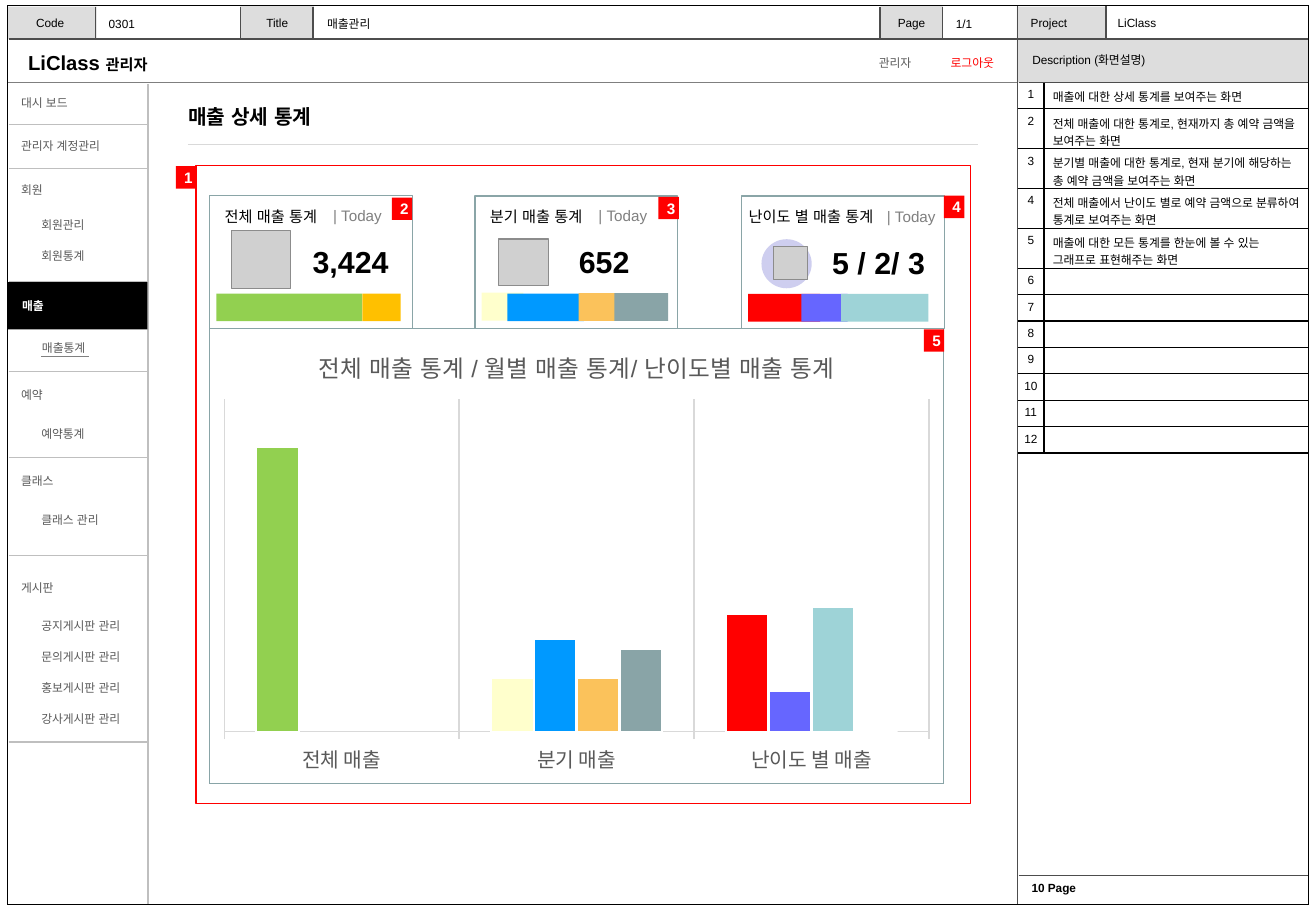
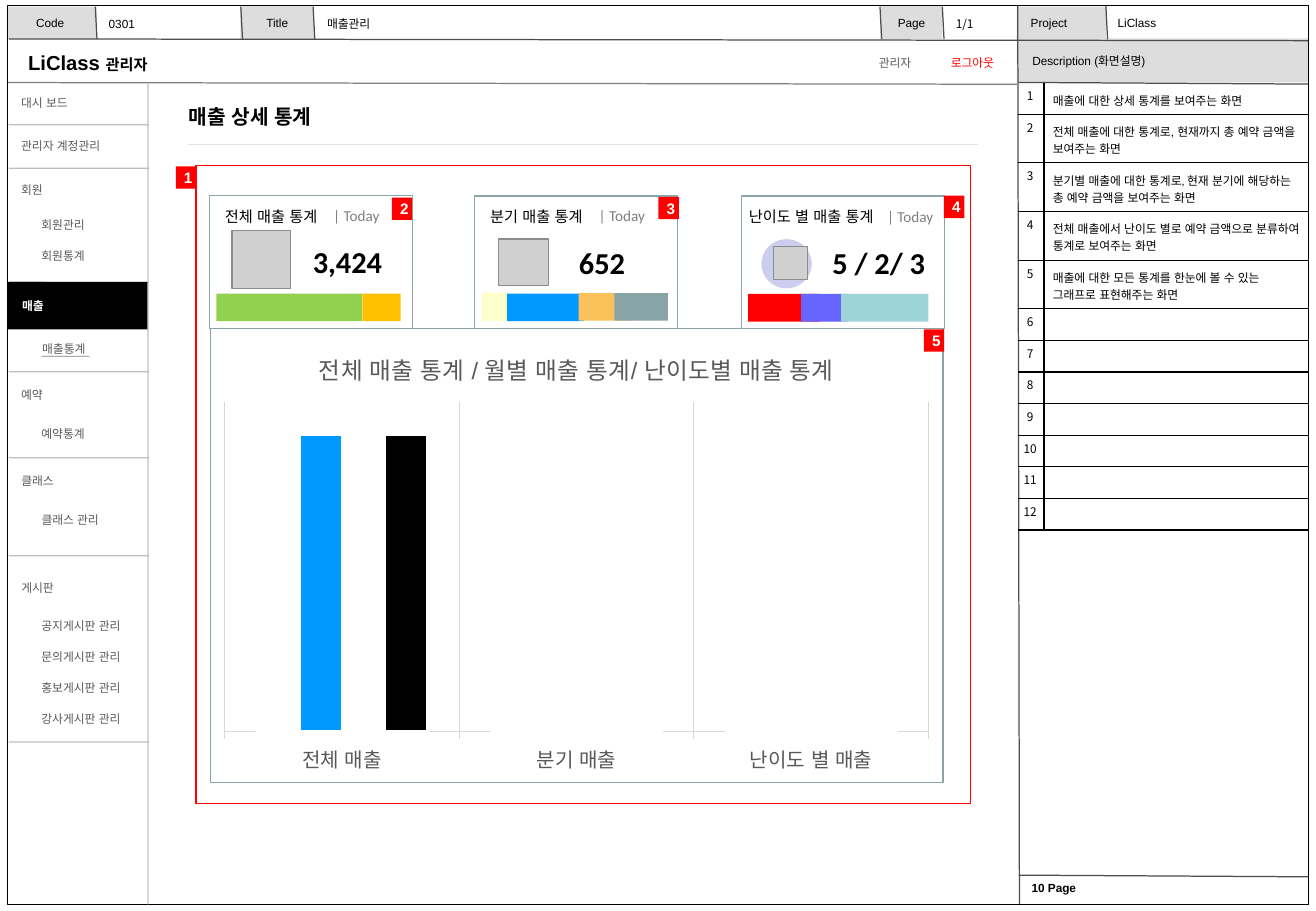
Before and after one commit to jmlim1107/jmlim1107.kh, a slide deck: slide 10 of 스토리보드/3조_스토리보드_20230314_관리자.pptx. Drawn at 1316x911 pixels with LibreOffice and Linux fonts; fonts in the diff are those of the drawing; grey boxes stand for pictures; background and template pictures are left out. Boxes give left, top, right and bottom in pixels: in the first picture for what was removed or moved away, otherwise in the second. Text is boxed around its words. In the diff, an @@ line names an element or a change of style, - is before the commit and + after.

```diff
--- a/스토리보드/3조_스토리보드_20230314_관리자.pptx
+++ b/스토리보드/3조_스토리보드_20230314_관리자.pptx
@@ font Arial to Noto Sans CJK KR in 12 elements at <box>21,140,100,151</box>, <box>21,582,53,593</box>, <box>41,219,84,261</box>, <box>42,343,85,354</box>, <box>41,428,84,439</box>, <box>41,620,121,724</box>, <box>21,97,68,108</box>, <box>21,475,53,486</box>, <box>42,514,99,525</box>, <box>7,282,147,329</box>, <box>327,18,370,29</box>, <box>956,18,974,30</box> @@
@@ table at <box>1018,83,1310,520</box> @@
@@ font Arial to Noto Sans CJK KR @@
@@ font Arial to Calibri in "통계로," @@
@@ less space between paragraphs @@
@@ outline #8AA6A8 0.75 pt to #8BA6A8 0.75 pt in 3 elements at <box>475,196,678,328</box>, <box>741,196,944,328</box>, <box>210,196,413,328</box> @@
@@ font Arial to Calibri in 9 elements at <box>225,209,317,224</box>, <box>344,210,380,224</box>, <box>313,253,382,277</box>, <box>490,209,583,224</box>, <box>609,210,645,224</box>, <box>832,252,925,276</box>, <box>897,211,933,225</box>, <box>579,253,625,275</box>, <box>749,209,874,224</box> @@
@@ column chart at <box>210,328,944,784</box> @@
@@ title "전체 매출 통계 / 월별 매출 통계/ 난이도별 매출 통계 " to "전체 매출 통계 / 월별 매출 통계/ 난이도별 매출 통계" @@
@@ colours of single points changed @@
@@ category axis changed @@
@@ bar spacing changed @@
@@ line (41, 356) - (90, 356): stroke #808080 0.5 pt to #7F7F7F 0.5 pt @@
```
Also in this commit, not shown: 18 other slides changed, 3 slides added, 3 other files.
